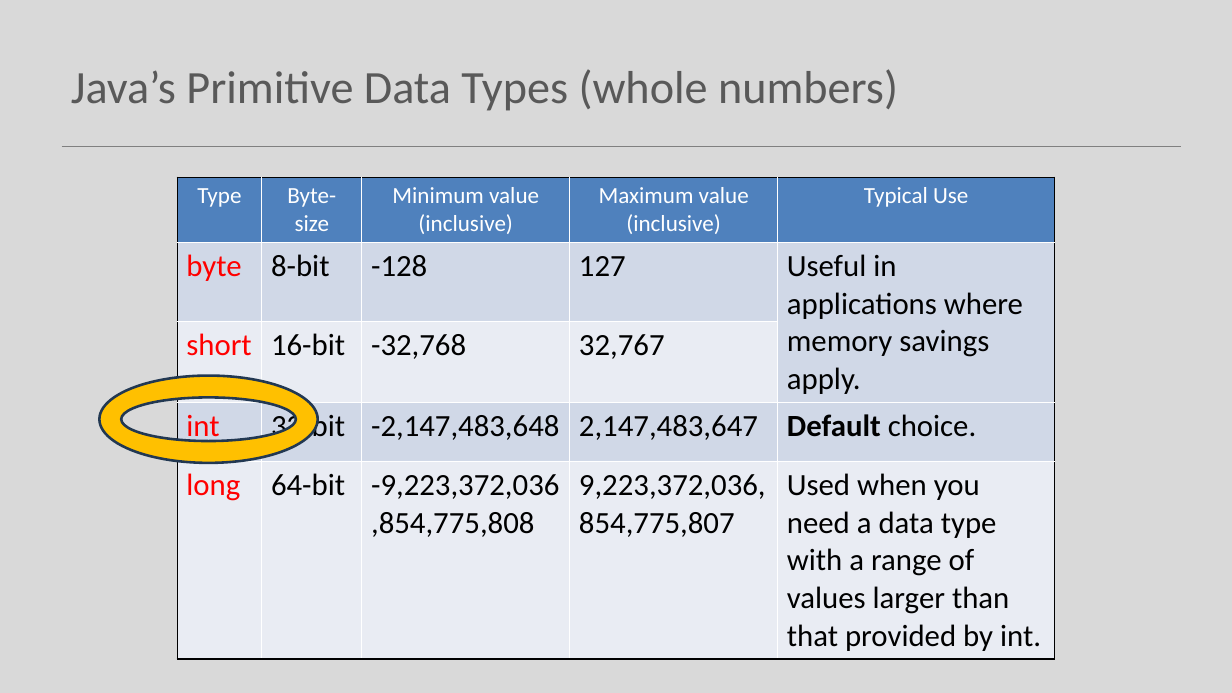
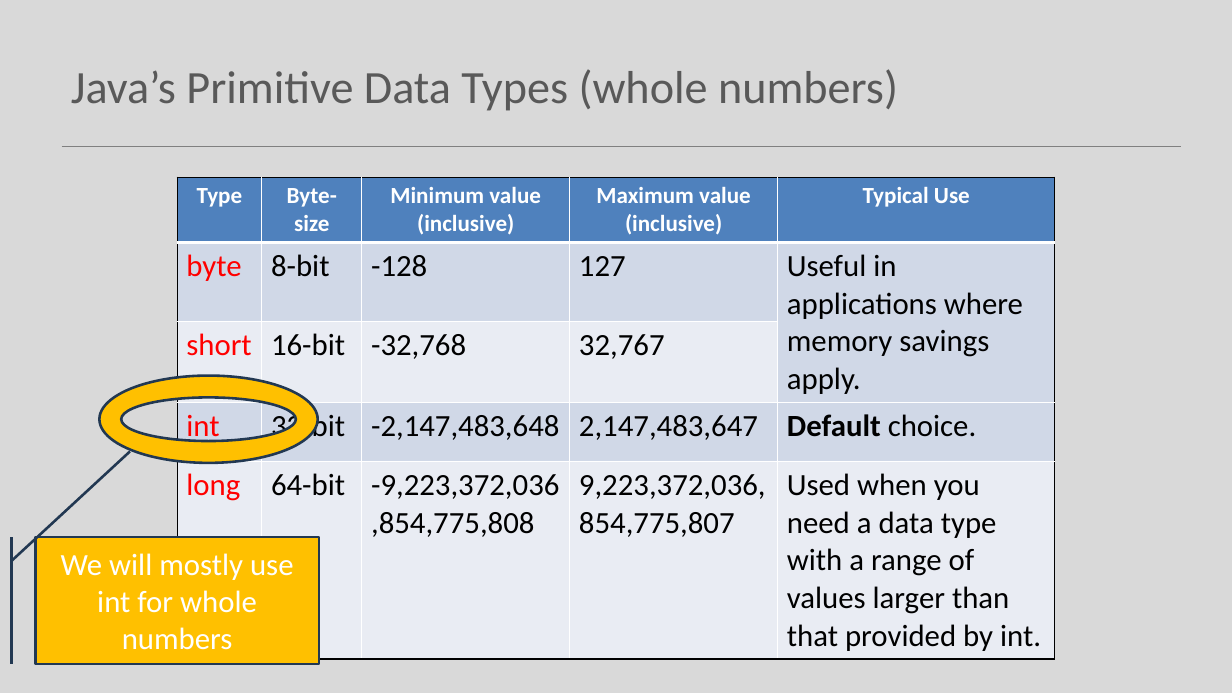
Before and after one commit to Programming-Fundamentals-SETU/prog-fund-1-sept-25, a slide deck: slide 17 of topic03-dataTypes-variables-and-expressions/unit-1/talk-1/a-data-types.pptx. Drawn at 1232x693 pixels with LibreOffice and Linux fonts; fonts in the diff are those of the drawing. Boxes give left, top, right and bottom in pixels: in the first picture for what was removed or moved away, otherwise in the second. Text is boxed around its words. In the diff, an @@ line names an element or a change of style, - is before the commit and + after.

```diff
--- a/topic03-dataTypes-variables-and-expressions/unit-1/talk-1/a-data-types.pptx
+++ b/topic03-dataTypes-variables-and-expressions/unit-1/talk-1/a-data-types.pptx
@@ table at [177, 177, 1055, 655] @@
@@ bold on in "Type", "Byte-size", "Minimum value (inclusive)", "Maximum value (inclusive)" and 1 more places @@
@@ accent border callout added at [35, 537, 319, 664], fill #FFC000, outline #233953 2 pt, 24 pt, text #FFFFFF @@
+We will mostly use int for whole numbers
```
Also in this commit, not shown: 5 other slides changed, 2 slides added, 7 slides removed, 12 other files.
